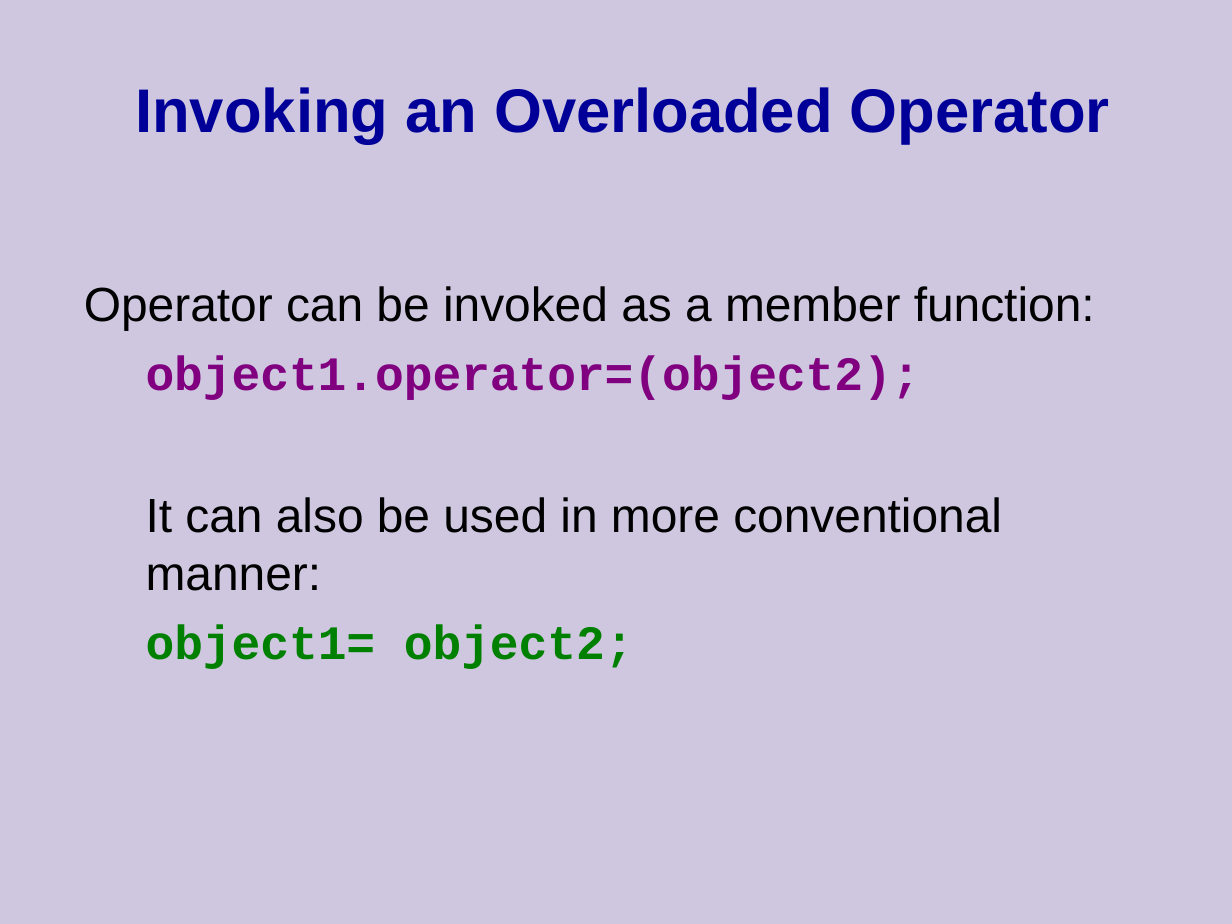
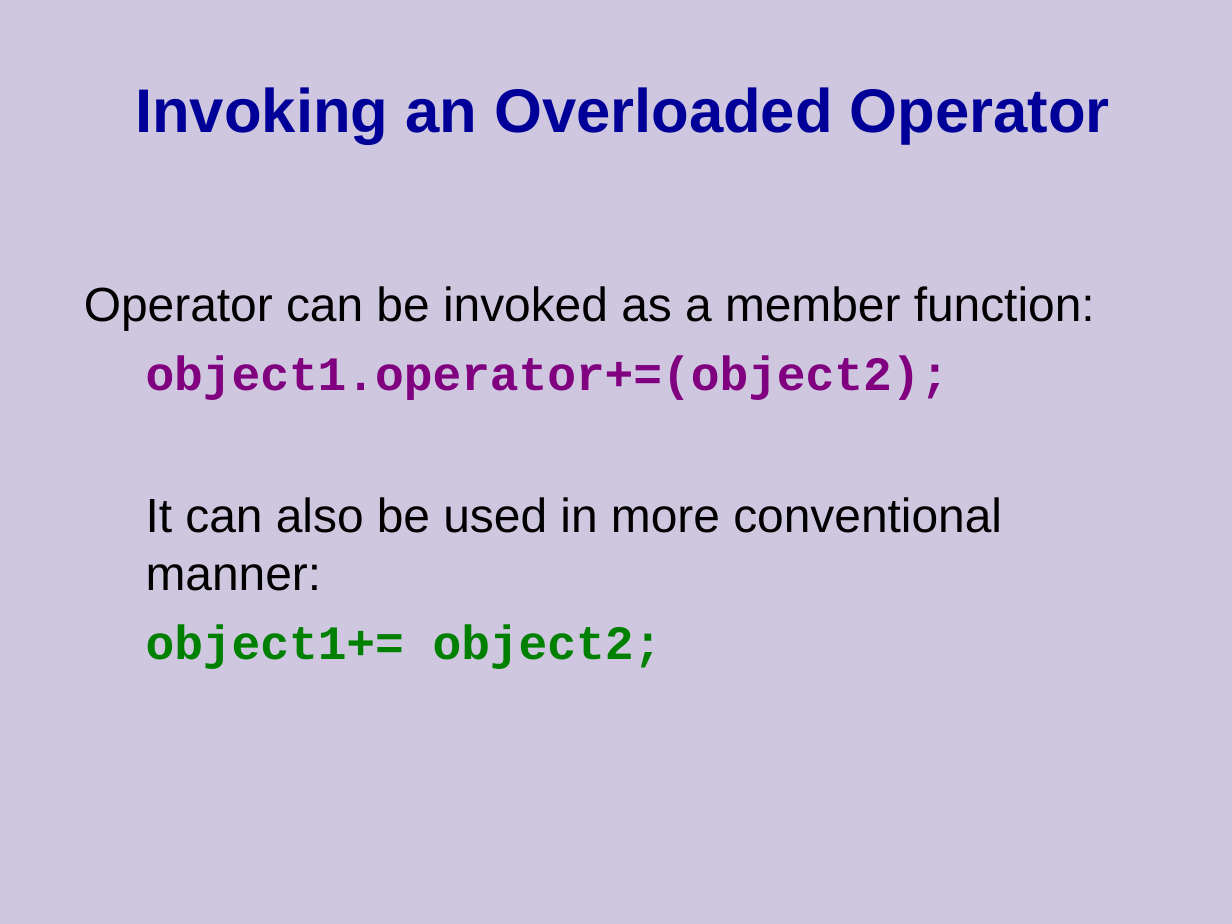
Before and after one commit to cpp-at-ariel/cpp-5778, a slide deck: slide 9 of week04-operator-overloading/slides.odp. Drawn at 1232x924 pixels with LibreOffice and Linux fonts; fonts in the diff are those of the drawing. Boxes give left, top, right and bottom in pixels: in the first picture for what was removed or moved away, otherwise in the second. Text is boxed around its words. In the diff, an @@ line names an element or a change of style, - is before the commit and + after.

```diff
--- a/week04-operator-overloading/slides.odp
+++ b/week04-operator-overloading/slides.odp
@@ text at (146, 356, 950, 400): text changed @@
-object1.operator=(object2);
+object1.operator+=(object2);
@@ text at (146, 625, 663, 669): text changed @@
-object1= object2;
+object1+= object2;
```
Also in this commit, not shown: 2 other slides changed, 20 slides removed, 38 other files.
